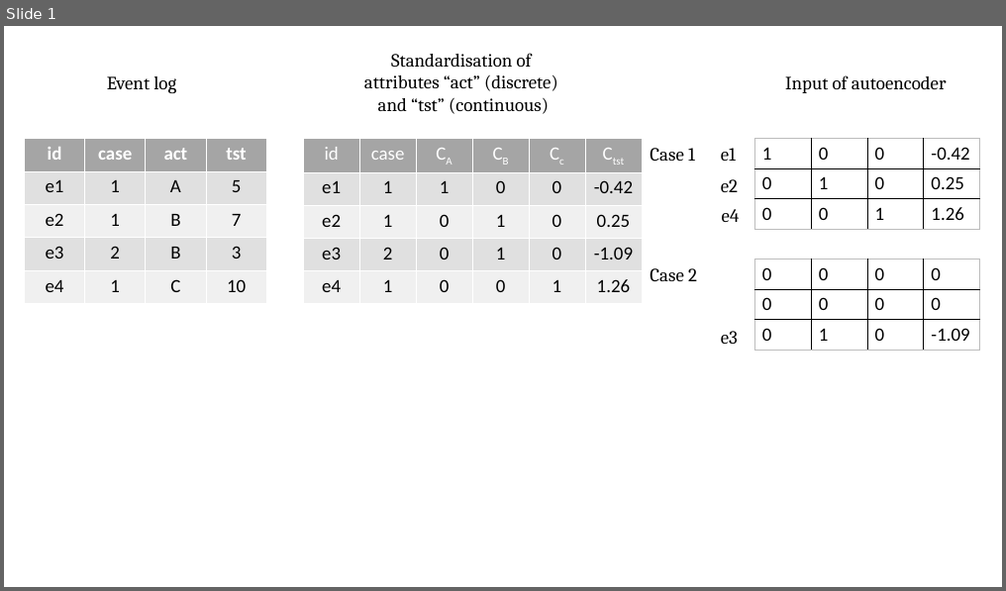
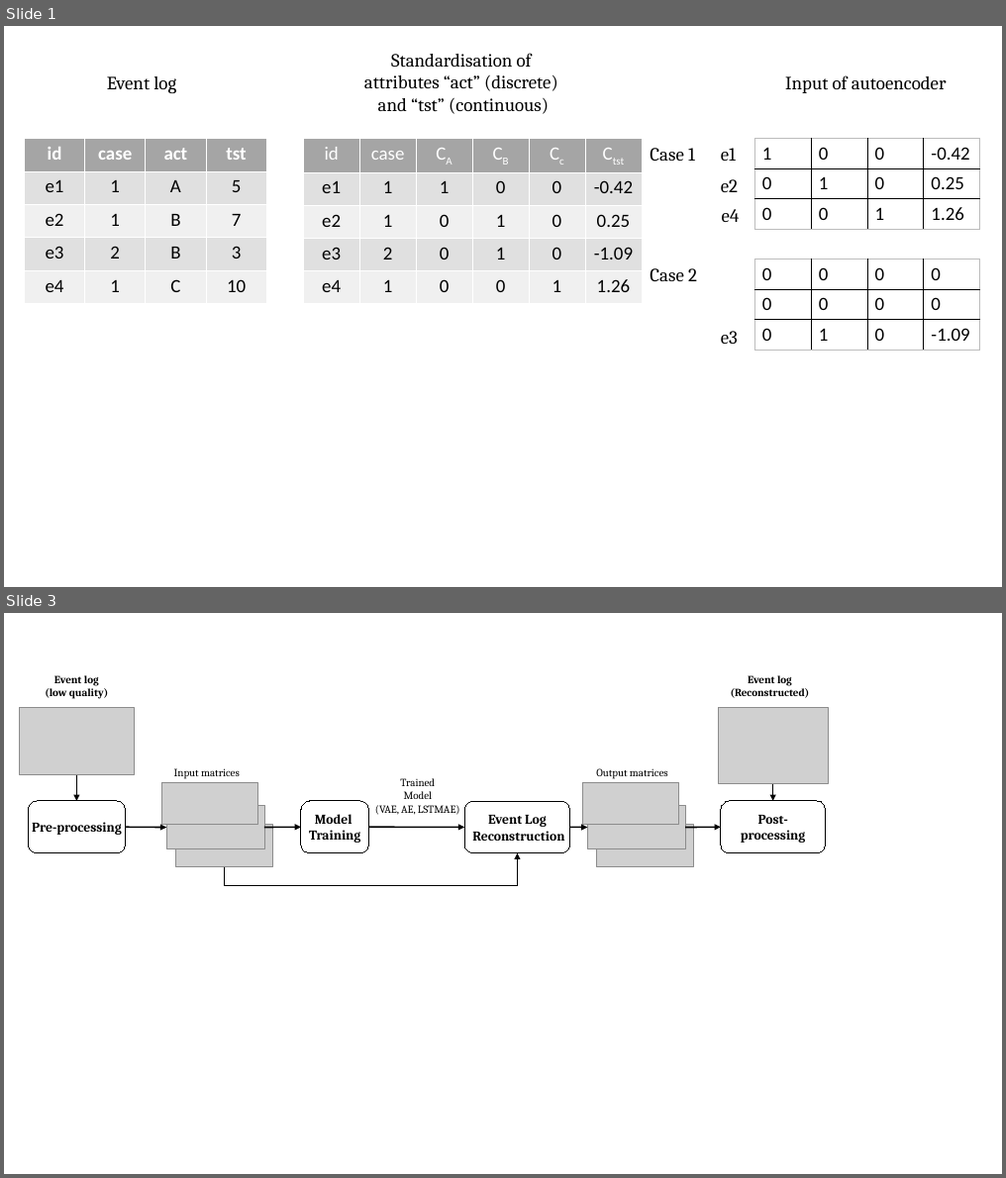
Before and after one commit to hoangnguyen3892/multivariate-anomaly-detection-for-event-logs, a slide deck: figs/figs.pptx. Shown one above the other, each under a label of ours: slide 1 before the commit, slides 1 and 3 after it; the slides between them are not shown. The pictures are 1006x591 and 1006x1178 pixels, drawn with LibreOffice and Linux fonts; fonts in the diff are those of the drawing; grey boxes stand for pictures. Boxes give left, top, right and bottom in pixels: in the first picture for what was removed or moved away, otherwise in the second. Text is boxed around its words. In the diff, an @@ line names an element or a change of style, - is before the commit and + after.

```diff
--- a/figs/figs.pptx
+++ b/figs/figs.pptx
@@ slide 3 added at (4, 613, 1002, 1174), background #FFFFFF @@
@@ text added at (45, 675, 109, 699), 10.5 pt, text #000000, bold @@
+Event log
+(low quality)
@@ text added at (731, 675, 810, 698), 10.5 pt, text #000000, bold @@
+Event log
+(Reconstructed)
@@ picture added at (19, 708, 134, 775) @@
@@ picture added at (718, 708, 828, 783) @@
@@ arrow added from (76, 775) to (76, 801), #000000 1.5 pt @@
@@ picture added at (162, 782, 257, 824) @@
@@ text added at (174, 768, 240, 779), 10.5 pt, text #000000 @@
+Input matrices
@@ text added at (375, 778, 460, 815), 10.5 pt, text #000000 @@
+Trained
+Model
+(VAE, AE, LSTMAE)
@@ picture added at (583, 782, 679, 824) @@
@@ text added at (596, 768, 668, 779), 10.5 pt, text #000000 @@
+Output matrices
@@ arrow added from (773, 783) to (773, 801), #000000 1.5 pt @@
@@ freeform shape added at (28, 801, 126, 854), fill #FFFFFF, outline #000000 0 pt, 13 pt, text #000000, bold @@
+Pre-processing
@@ picture added at (166, 805, 264, 850) @@
@@ freeform shape added at (301, 801, 369, 854), fill #FFFFFF, outline #000000 0 pt, 13 pt, text #000000, bold @@
+Model
+Training
@@ freeform shape added at (464, 801, 570, 854), fill #FFFFFF, outline #000000 0 pt, 13 pt, text #000000, bold @@
+Event Log
+Reconstruction
@@ picture added at (588, 805, 686, 850) @@
@@ freeform shape added at (721, 801, 826, 854), fill #FFFFFF, outline #000000 0 pt, 13 pt, text #000000, bold @@
+Post-
+processing
@@ arrow added from (126, 827) to (166, 827), #000000 1.5 pt @@
@@ picture added at (175, 824, 272, 866) @@
@@ arrow added from (264, 827) to (301, 827), #000000 1.5 pt @@
@@ arrow added from (368, 827) to (464, 827), #000000 1.5 pt @@
@@ arrow added from (570, 827) to (588, 827), #000000 1.5 pt @@
@@ picture added at (597, 824, 694, 866) @@
@@ arrow added from (685, 827) to (721, 827), #000000 1.5 pt @@
@@ elbow arrow added from (224, 867) to (518, 854), #000000 1.5 pt @@
```
Also in this commit, not shown: 1 slide changed, 2 other slides added, 6 other files.
